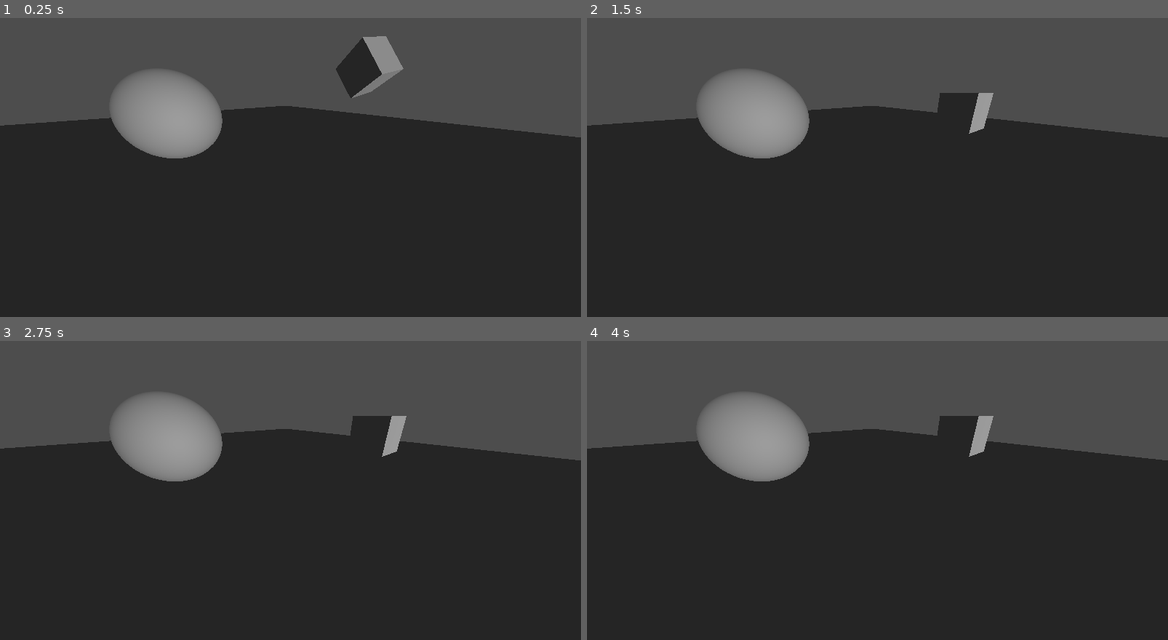
Above: before the commit, frames 1-4 (two rows, left to right).
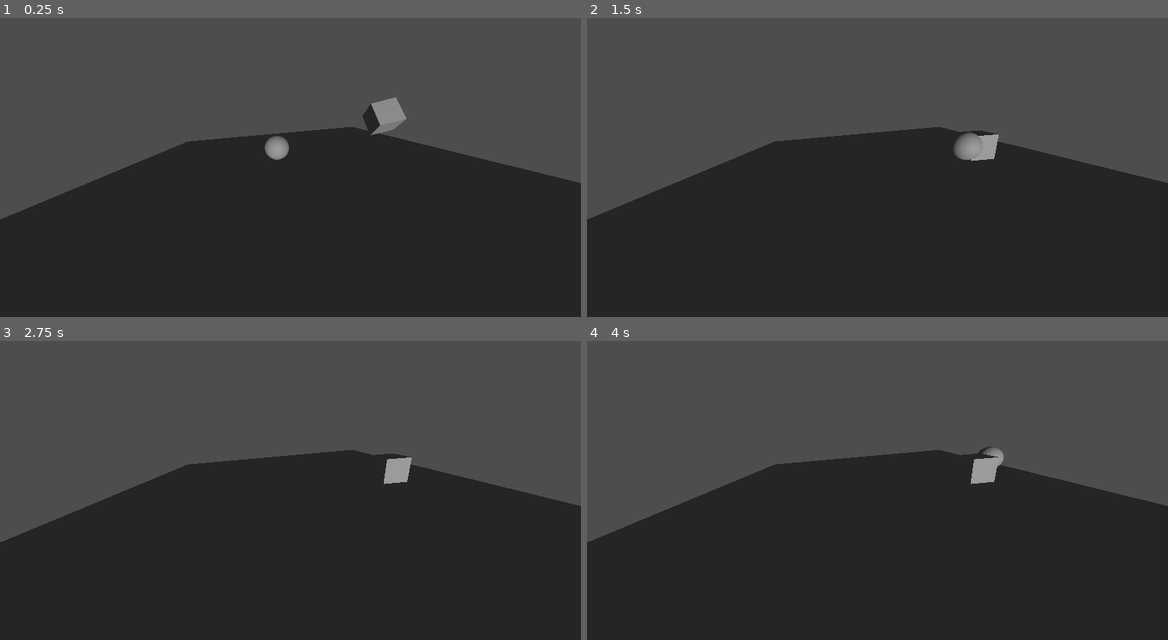
Above: after the commit, the same moments.

Repository: defnotjustine/3D-Move-and-Dodge-Game
Game: Godot game, scene res://level.tscn
The game is run twice, just before and just after one commit, with the same random seed, the same clock (stepped at 60 frames per second) and the same inputs. The project has no main scene, so this scene is started directly.
Inputs:
- Up to frame 1 (0.25 s): no input
- Up to frame 2 (1.5 s): tap Enter (ui_accept) at 0.5, 0.6, 0.77, 1.07, 1.35 s; hold Right (ui_right) 0.53-1.28 s; hold Down (ui_down) from 1.28 s (still down)
- Up to frame 3 (2.75 s): tap Enter (ui_accept) at 1.52, 1.82, 2.1 s; release Down (ui_down) at 2.03 s; hold Right (ui_right) from 2.03 s (still down)
- Up to frame 4 (4 s): tap Enter (ui_accept) at 2.75, 2.85, 3.02, 3.32, 3.6, 3.77 s; release Right (ui_right) at 2.78 s; hold Up (ui_up) 2.78-3.53 s; hold Left (ui_left) from 3.53 s (still down)

The runs differ from the first frame. In frame 1, 17% of the frame differs, in the area x 0-100%, y 6-68%; in frame 2, 17%; in frame 3, 16%; in frame 4, 16%.

Commit message:
character movement

Diff:
--- a/level.tscn
+++ b/level.tscn
@@ -1,6 +1,7 @@
 [gd_scene load_steps=8 format=3 uid="uid://b2b8o5xg1758k"]
 
 [ext_resource type="PackedScene" uid="uid://bglbedmu7tbb1" path="res://assets/steve.tscn" id="1_u52ul"]
+[ext_resource type="Script" uid="uid://bqmhwua8afjyf" path="res://scripts/steve.gd" id="2_vonw3"]
 
 [sub_resource type="BoxShape3D" id="BoxShape3D_5xgho"]
 
@@ -14,8 +15,6 @@
 [sub_resource type="BoxMesh" id="BoxMesh_vonw3"]
 size = Vector3(15, 1, 15)
 
-[sub_resource type="Environment" id="Environment_vonw3"]
-
 [node name="Level" type="Node3D"]
 
 [node name="Box1" type="RigidBody3D" parent="."]
@@ -28,7 +27,7 @@
 mesh = SubResource("BoxMesh_u52ul")
 
 [node name="Camera3D" type="Camera3D" parent="."]
-transform = Transform3D(0.770558, 0.248549, -0.586911, 1.0175e-08, 0.920832, 0.38996, 0.63737, -0.300487, 0.709554, -0.0756787, 0.968357, 2.23703)
+transform = Transform3D(0.989657, 0.102831, -0.100026, -0.0667339, 0.947232, 0.313525, 0.126988, -0.303607, 0.944297, -0.0756787, 2.30681, 5.82536)
 environment = SubResource("Environment_u52ul")
 fov = 96.6131
 
@@ -43,8 +42,6 @@
 
 [node name="Steve" parent="." instance=ExtResource("1_u52ul")]
 transform = Transform3D(1, 0, 0, 0, 1, 0, 0, 0, 1, 0, 0.697918, 0)
+script = ExtResource("2_vonw3")
 
 [node name="DirectionalLight3D" type="DirectionalLight3D" parent="."]
-
-[node name="WorldEnvironment" type="WorldEnvironment" parent="."]
-environment = SubResource("Environment_vonw3")
--- a/scripts/steve.gd
+++ b/scripts/steve.gd
@@ -1,28 +1,28 @@
 extends CharacterBody3D
 
+var velocityy = Vector3(0,0,0)
+const SPEED = 6
 
-const SPEED = 5.0
-const JUMP_VELOCITY = 4.5
+func _ready():
+	pass
 
+func _physics_process(delta):
+	if Input.is_action_pressed("ui_right") and Input.is_action_pressed("ui_left"):
+		velocity.x = 0
+	elif Input.is_action_pressed("ui_right"):
+		velocity.x = SPEED
+	elif Input.is_action_pressed("ui_left"):
+		velocity.x = -SPEED
+	else:
+		velocity.x = lerp(velocityy.x,0.0,0.1)
 
-func _physics_process(delta: float) -> void:
-	# Add the gravity.
-	if not is_on_floor():
-		velocity += get_gravity() * delta
-
-	# Handle jump.
-	if Input.is_action_just_pressed("ui_accept") and is_on_floor():
-		velocity.y = JUMP_VELOCITY
-
-	# Get the input direction and handle the movement/deceleration.
-	# As good practice, you should replace UI actions with custom gameplay actions.
-	var input_dir := Input.get_vector("ui_left", "ui_right", "ui_up", "ui_down")
-	var direction := (transform.basis * Vector3(input_dir.x, 0, input_dir.y)).normalized()
-	if direction:
-		velocity.x = direction.x * SPEED
-		velocity.z = direction.z * SPEED
+	if Input.is_action_pressed("ui_up") and Input.is_action_pressed("ui_down"):
+		velocity.z = 0
+	elif Input.is_action_pressed("ui_up"):
+		velocity.z = -SPEED
+	elif Input.is_action_pressed("ui_down"):
+		velocity.z = SPEED
 	else:
-		velocity.x = move_toward(velocity.x, 0, SPEED)
-		velocity.z = move_toward(velocity.z, 0, SPEED)
+		velocity.z = lerp(velocityy.z,0.0,0.1)
 
 	move_and_slide()
